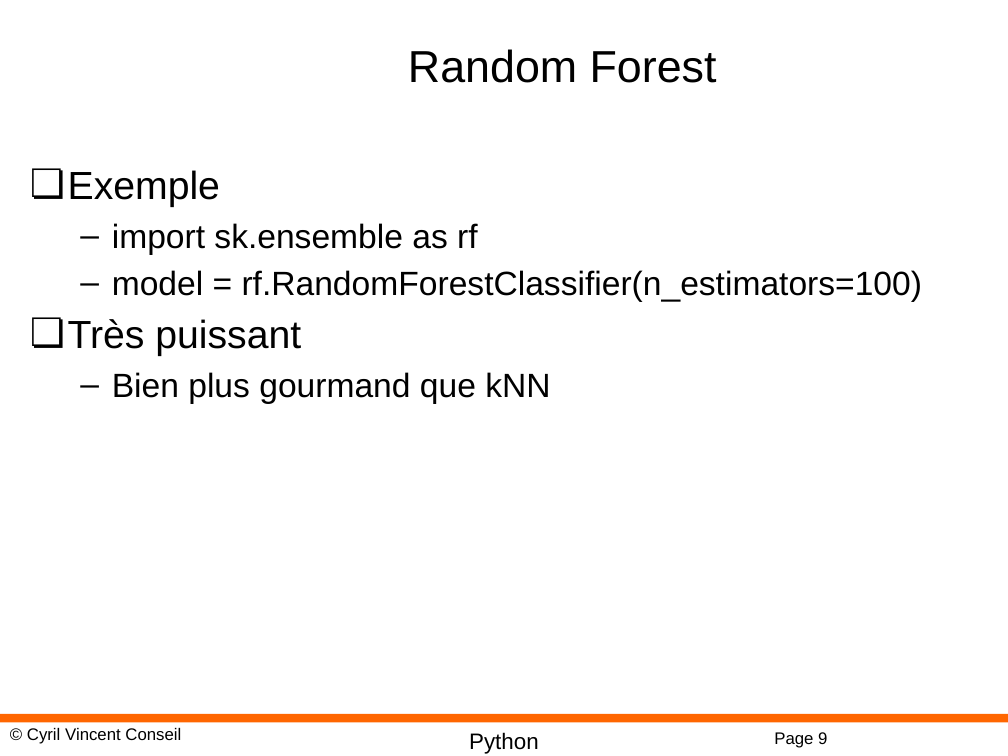
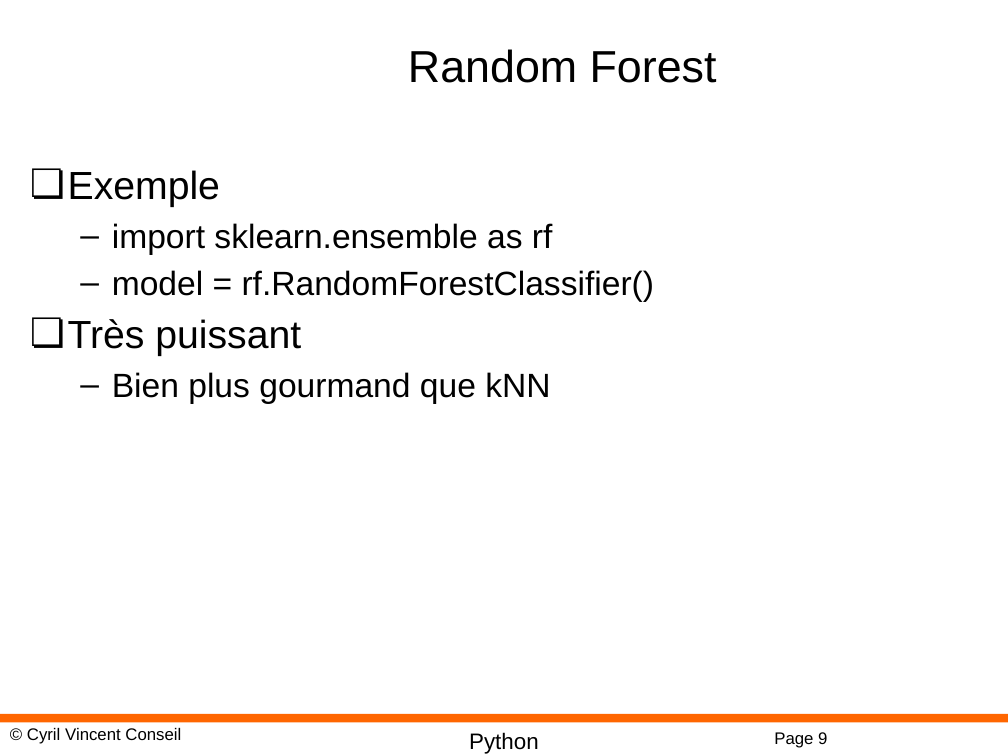
Before and after one commit to cyrilvincent/mlops, a slide deck: slide 9 of ppt/MLOps04-ScikitLearn.pptx. Drawn at 1008x756 pixels with LibreOffice and Linux fonts; fonts in the diff are those of the drawing; background and template pictures are left out. Boxes give left, top, right and bottom in pixels: in the first picture for what was removed or moved away, otherwise in the second. Text is boxed around its words. In the diff, an @@ line names an element or a change of style, - is before the commit and + after.

```diff
--- a/ppt/MLOps04-ScikitLearn.pptx
+++ b/ppt/MLOps04-ScikitLearn.pptx
@@ text at (112,223,655,302): text changed @@
-  – import sk.ensemble as rf
-  – model = rf.RandomForestClassifier(n_estimators=100)
+  – import sklearn.ensemble as rf
+  – model = rf.RandomForestClassifier()
```
Also in this commit, not shown: 4 other files.
